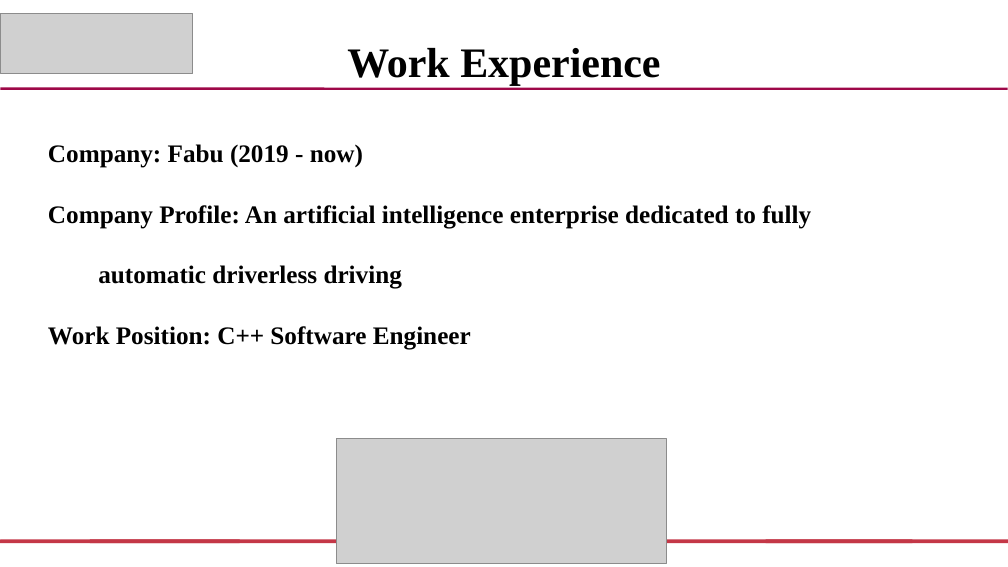
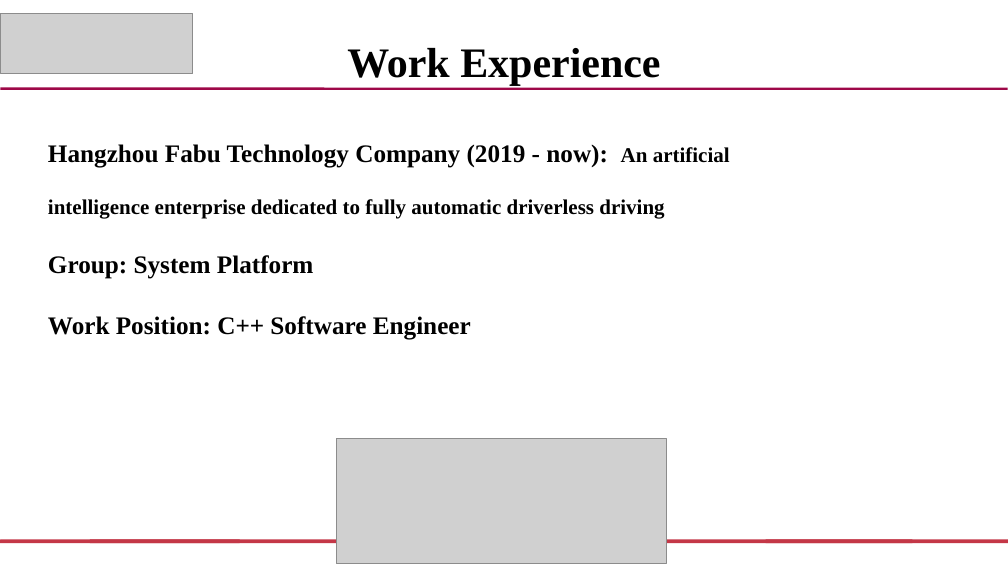
Before and after one commit to duanduanhh/CS, a slide deck: slide 5 of interview/PersonalIntroduction.pptx (slide 4 before the commit). Drawn at 1008x567 pixels with LibreOffice and Linux fonts; fonts in the diff are those of the drawing; grey boxes stand for pictures. Boxes give left, top, right and bottom in pixels: in the first picture for what was removed or moved away, otherwise in the second. Text is boxed around its words. In the diff, an @@ line names an element or a change of style, - is before the commit and + after.

```diff
--- a/interview/PersonalIntroduction.pptx
+++ b/interview/PersonalIntroduction.pptx
@@ text at (x1=48, y1=144, x2=730, y2=279): text changed; size 24 to 20 pt @@
-Company: Fabu (2019 - now)
-Company Profile: An artificial intelligence enterprise dedicated to fully automatic driverless driving
+Hangzhou Fabu Technology Company (2019 - now): An artificial intelligence enterprise dedicated to fully automatic driverless driving
+Group: System Platform
```
Also in this commit, not shown: 4 other slides changed, 1 slide added, 1 slide removed, 3 other files.
